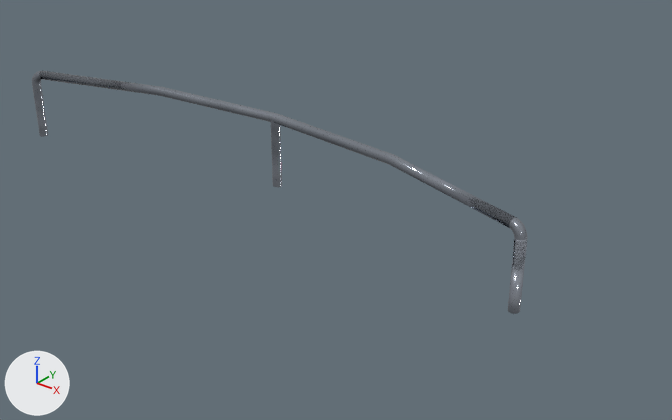
The glTF model public/katalog/modelle/rail-c-300.gltf as it was, and as the next commit left it.
Rendered twice from a 50 mm lens placed at (3.03, -3.13, 2.02), pointed at (0.43, 0.11, 0.01). The axes (+X, +Y, +Z) are drawn at lower left. The lights are the same throughout. The first picture is the older version.

In view in the first picture: 'SK0165_#Rail_C_300.001'.
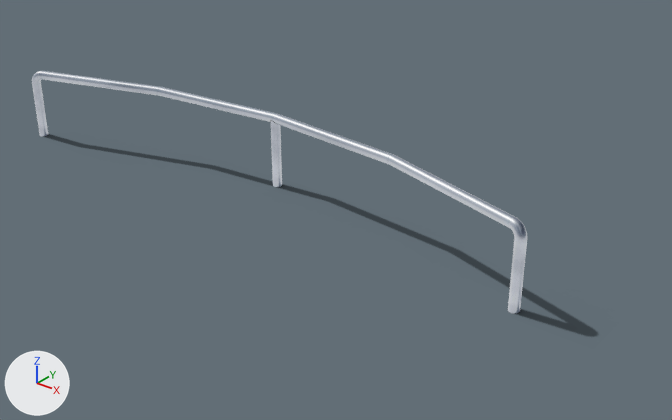
Changed parts and their boxes (x1, y1, x2, y2) in the pictures (672 x 420 px):
'SK0165_#Rail_C_300.001', surface changed
    both: (32, 71, 527, 314)
'Schatten', added
    after: (43, 134, 598, 336)

Edits to the bpy script that builds the scene:
```text
Add img_rail_c_300_licht:
    img_rail_c_300_licht = load_image('rail-c-300_licht', 'texturen/rail-c-300_licht.jpg', 2048, 2048, 'sRGB')
Add img_rail_c_300_schatten:
    img_rail_c_300_schatten = load_image('rail-c-300_schatten', 'texturen/rail-c-300_schatten.png', 638, 83, 'sRGB')
Change mat_stahl_web_007:
    remove # nodes: BsdfPrincipled, NormalMap, OutputMaterial, TexImage x2, UVMap x2
    remove # uses the picture img_rail_c_300_farbe
    remove # uses the picture img_rail_c_300_normal
    nodes: BsdfTransparent, Emission, LightPath, MixShader, OutputMaterial, TexImage, UVMap
    uses the picture img_rail_c_300_licht
Add mat_schatten_008:
    mat_schatten_008 = bpy.data.materials.new('Schatten.008')
    # uses the picture img_rail_c_300_schatten
Add me_schatten:
    me_schatten.from_pydata(...)  # 4 vertices, 2 faces; spans x -1.62..1.95, y -0.22..0.25, z 0.0
    me_schatten.materials.append(mat_schatten_008)
Add ob_schatten:
    ob_schatten = bpy.data.objects.new('Schatten', me_schatten)
    ob_schatten.location = (0.0, 0.0, 0.0)
```
